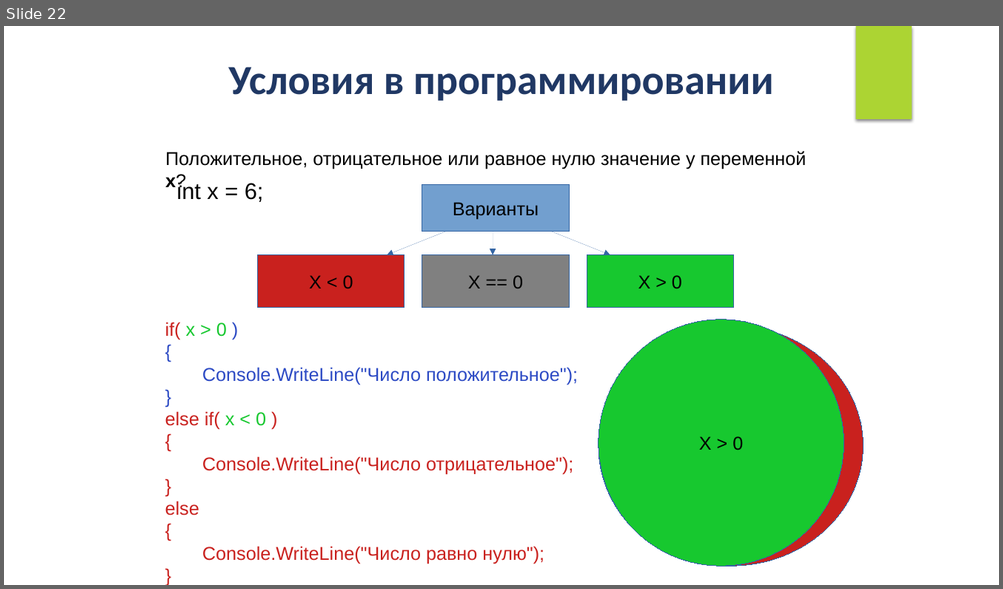
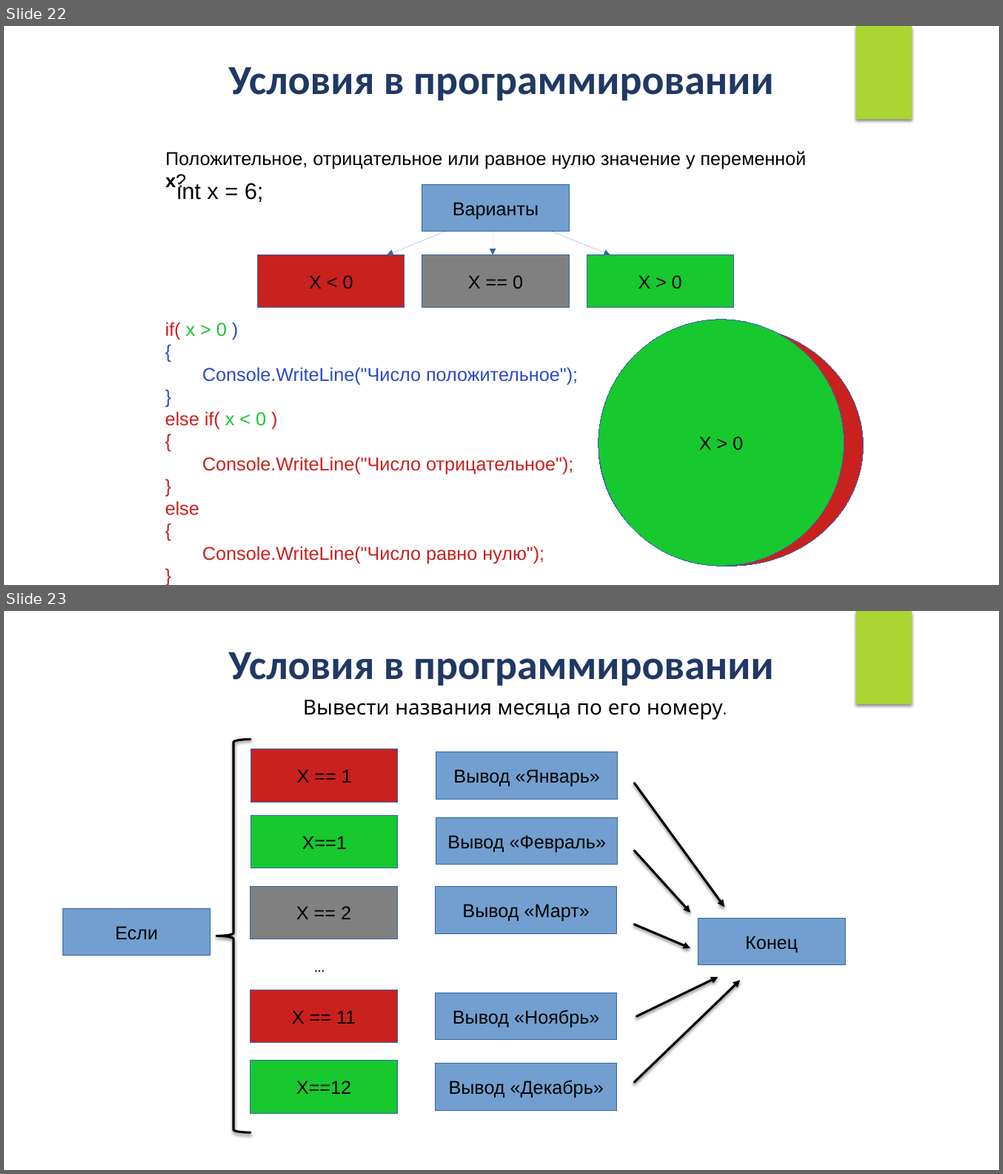
Before and after one commit to IriEfremova/LessonsCube, a slide deck: Samsung/Lesson5/Logical_operations.pptx. Shown one above the other, each under a label of ours: slide 22 before the commit, slides 22 and 23 after it. The pictures are 1003x589 and 1003x1174 pixels, drawn with LibreOffice and Linux fonts; fonts in the diff are those of the drawing. Boxes give left, top, right and bottom in pixels: in the first picture for what was removed or moved away, otherwise in the second. Text is boxed around its words. In the diff, an @@ line names an element or a change of style, - is before the commit and + after.

```diff
--- a/Samsung/Lesson5/Logical_operations.pptx
+++ b/Samsung/Lesson5/Logical_operations.pptx
@@ slide 23 added at (4,611,999,1170), background #FFFFFF; not listed: 1 template element that a slide beside it also shows @@
@@ text added at (228,652,773,686), 40 pt, text #203864, bold @@
+Условия в программировании
@@ text added at (303,700,723,720), 20 pt, text #000000 @@
+Вывести названия месяца по его номеру.
@@ left brace added at (216,739,250,1133), outline #000000 2.25 pt @@
@@ rectangle added at (251,749,398,802), fill #C9211E, outline #3465A4 0.75 pt, 18 pt, text #000000 @@
+X == 1
@@ rectangle added at (436,752,617,799), fill #729FCF, outline #3465A4 0.75 pt, 18 pt, text #000000 @@
+Вывод «Январь»
@@ arrow added from (634, 783) to (724, 907), #000000 2.25 pt @@
@@ rectangle added at (251,815,398,869), fill #17C82F, outline #3465A4 0.75 pt, 18 pt, text #000000 @@
+X==1
@@ rectangle added at (436,817,617,865), fill #729FCF, outline #3465A4 0.75 pt, 18 pt, text #000000 @@
+Вывод «Февраль»
@@ arrow added from (634, 851) to (691, 912), #000000 2.25 pt @@
@@ rectangle added at (250,886,397,940), fill #808080, outline #3465A4 0.75 pt, 18 pt, text #000000 @@
+X == 2
@@ rectangle added at (435,887,617,934), fill #729FCF, outline #3465A4 0.75 pt, 18 pt, text #000000 @@
+Вывод «Март»
@@ rectangle added at (63,908,210,956), fill #729FCF, outline #3465A4 0.75 pt, 18 pt, text #000000 @@
+Если
@@ rectangle added at (698,918,845,965), fill #729FCF, outline #3465A4 0.75 pt, 18 pt, text #000000 @@
+Конец
@@ arrow added from (634, 924) to (691, 948), #000000 2.25 pt @@
@@ text added at (307,951,341,980), 18 pt, text #000000 @@
+…
@@ arrow added from (634, 1082) to (740, 980), #000000 2.25 pt @@
@@ arrow added from (637, 1017) to (718, 977), #000000 2.25 pt @@
@@ rectangle added at (250,990,397,1043), fill #C9211E, outline #3465A4 0.75 pt, 18 pt, text #000000 @@
+X == 11
@@ rectangle added at (435,993,617,1040), fill #729FCF, outline #3465A4 0.75 pt, 18 pt, text #000000 @@
+Вывод «Ноябрь»
@@ rectangle added at (250,1061,397,1114), fill #17C82F, outline #3465A4 0.75 pt, 18 pt, text #000000 @@
+X==12
@@ rectangle added at (435,1064,617,1111), fill #729FCF, outline #3465A4 0.75 pt, 18 pt, text #000000 @@
+Вывод «Декабрь»
```
Also in this commit, not shown: 2 other slides added, 1 slide removed, 5 other files.
